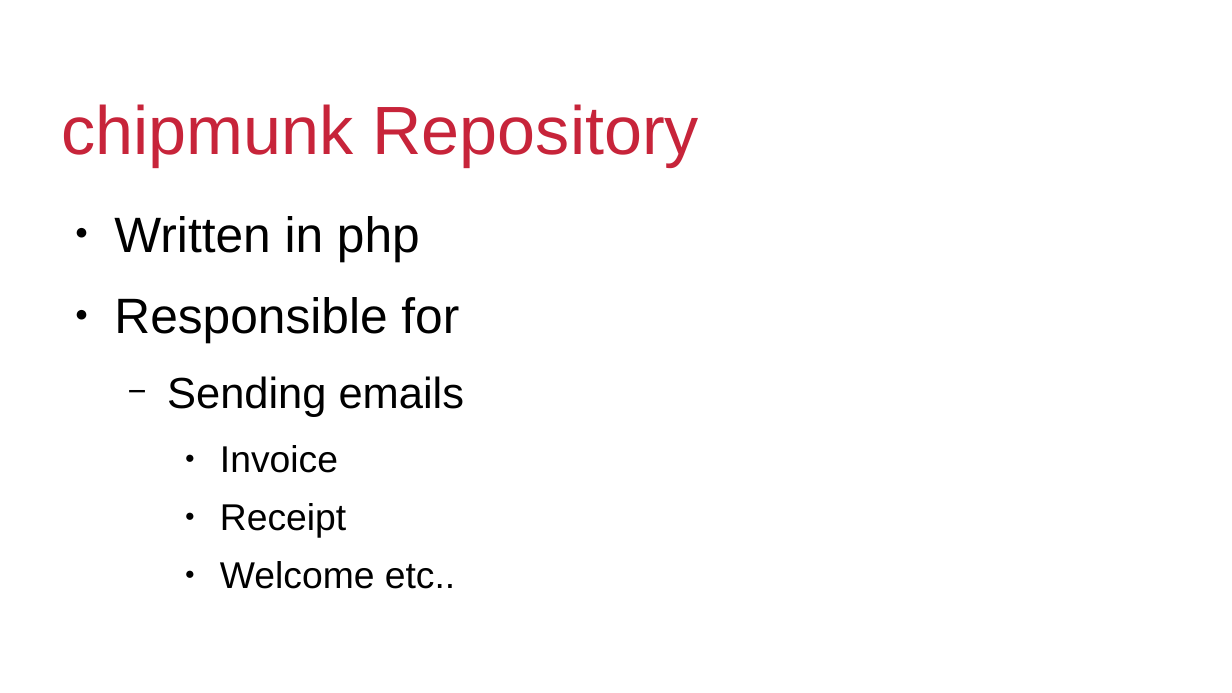
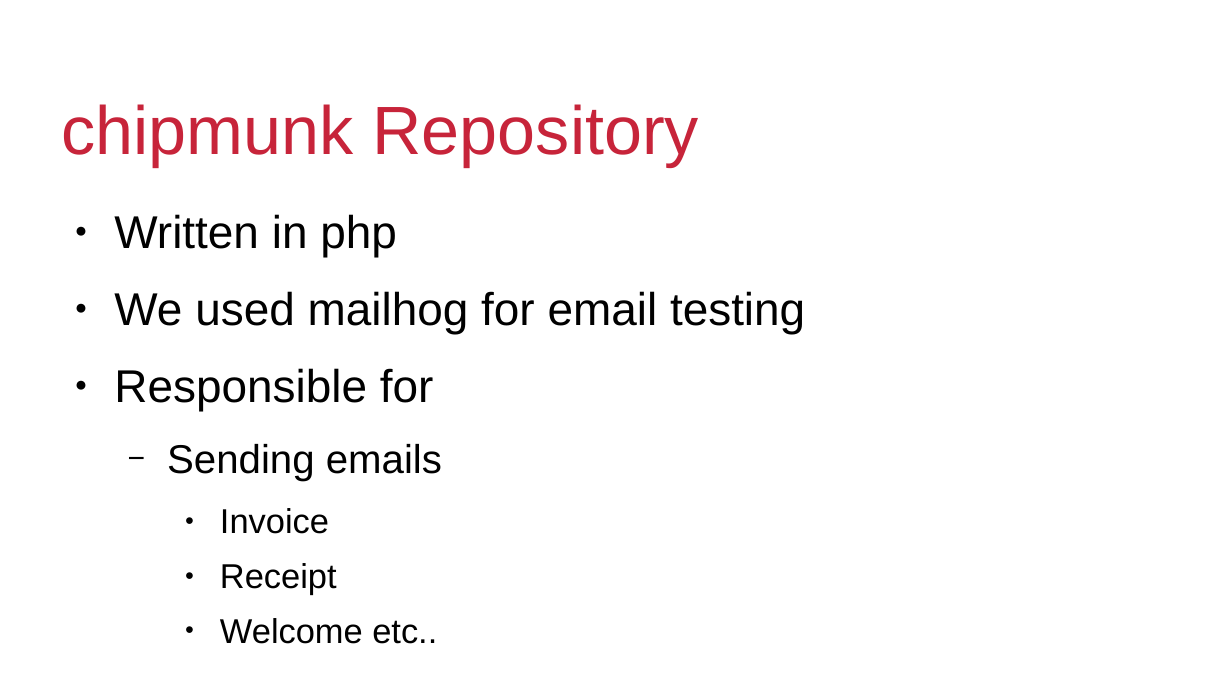
Before and after one commit to Guya-LTD/srs, a slide deck: slide 19 of guya-ltd-presentation.odp (slide 17 before the commit). Drawn at 1232x693 pixels with LibreOffice and Linux fonts; fonts in the diff are those of the drawing; background and template pictures are left out. Boxes give left, top, right and bottom in pixels: in the first picture for what was removed or moved away, otherwise in the second. Text is boxed around its words. In the diff, an @@ line names an element or a change of style, - is before the commit and + after.

Commit message:
More slides

```diff
--- a/guya-ltd-presentation.odp
+++ b/guya-ltd-presentation.odp
@@ text at [114, 214, 442, 644]: size 32 to 29.6 pt in "Written in php", "Responsible for"; size 28 to 25.9 pt in "Sending emails"; size 24 to 22.2 pt in "Invoice", "Receipt", "Welcome etc.." @@
@@ text at [114, 291, 805, 334]: paragraph added @@
+● We used mailhog for email testing
```
Also in this commit, not shown: 1 other slide changed, 11 slides added, 2 slides removed.
